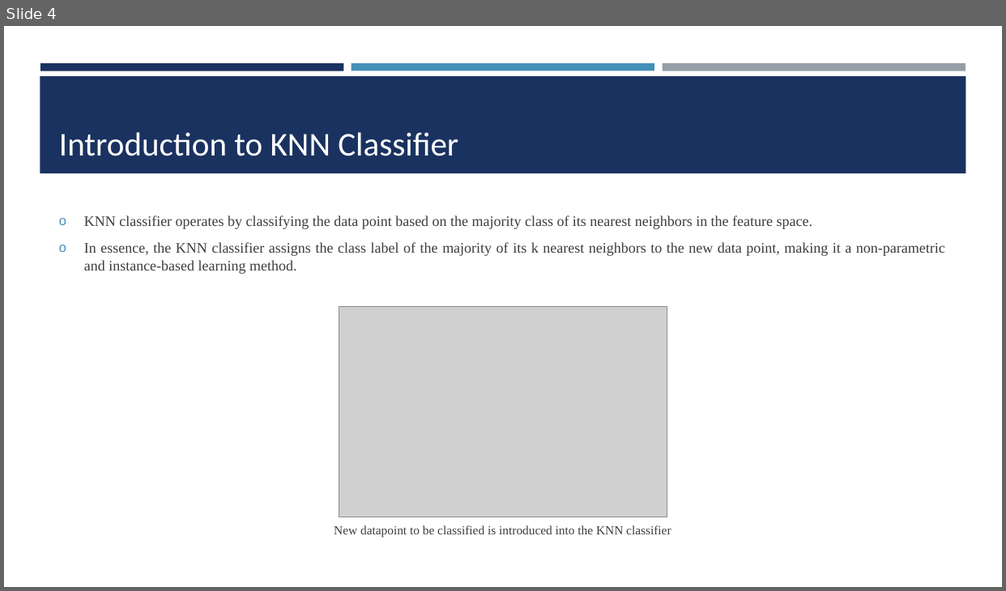
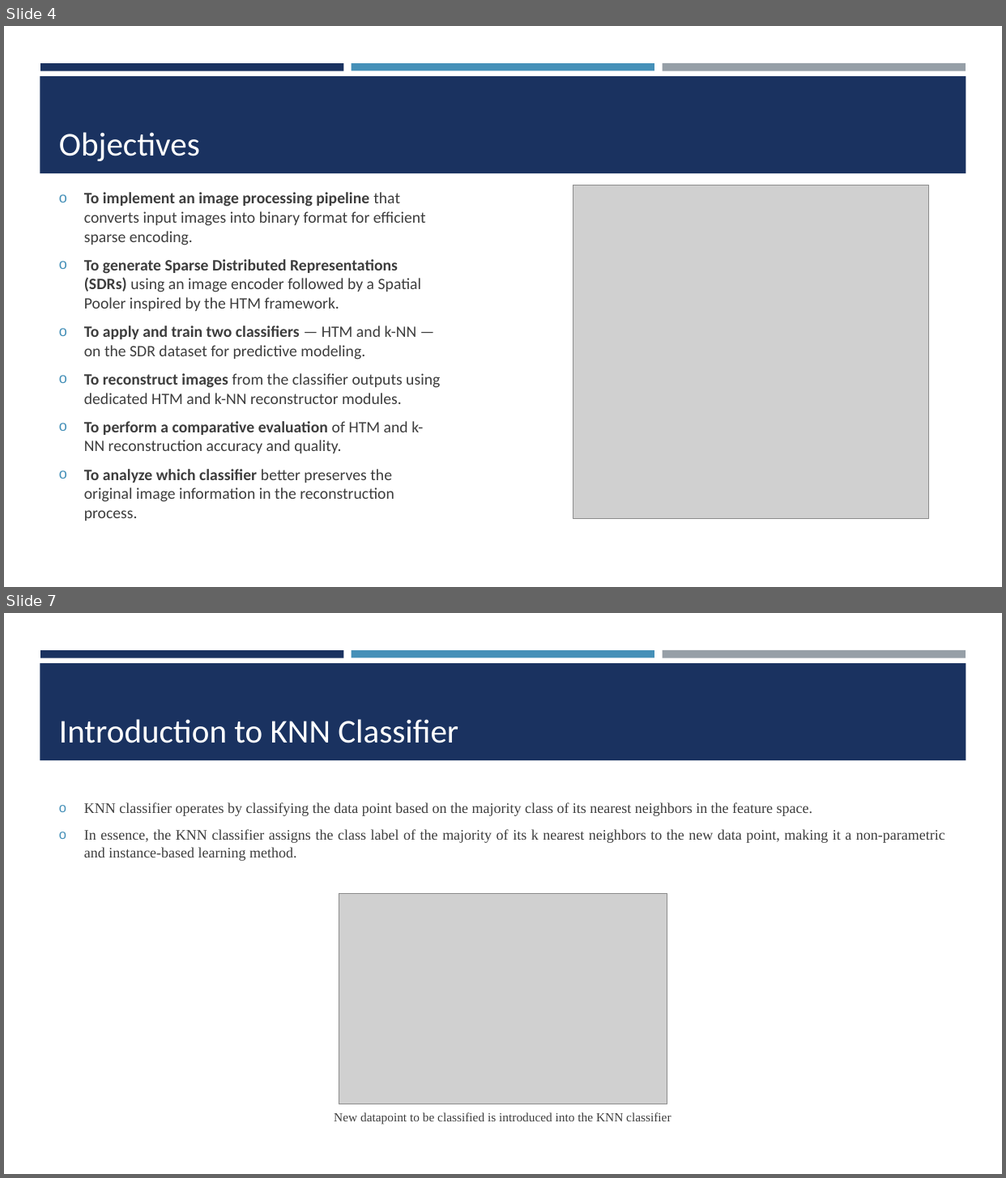
Before and after one commit to Abwahab55/neocortexapi-AppHorozon, a slide deck: source/Samples/Documentation/PPT_ML 2425-01 Investigate Image Reconstruction by Using Classifiers.pptx. Shown one above the other, each under a label of ours: slide 4 before the commit, slides 4 and 7 after it; the slides between them are not shown. The pictures are 1006x591 and 1006x1178 pixels, drawn with LibreOffice and Linux fonts; fonts in the diff are those of the drawing; grey boxes stand for pictures. Boxes give left, top, right and bottom in pixels: in the first picture for what was removed or moved away, otherwise in the second. Text is boxed around its words. In the diff, an @@ line names an element or a change of style, - is before the commit and + after.

```diff
--- a/source/Samples/Documentation/PPT_ML 2425-01 Investigate Image Reconstruction by Using Classifiers.pptx
+++ b/source/Samples/Documentation/PPT_ML 2425-01 Investigate Image Reconstruction by Using Classifiers.pptx
@@ slide 4 added at [4,26,1002,587], background #FFFFFF; not listed: 4 template elements that a slide beside it also shows @@
@@ title added at [59,132,200,161], 32 pt, text #FFFFFF @@
+Objectives
@@ text added at [84,192,440,502], 15.3 pt, text #3D3D3D @@
+o To implement an image processing pipeline that converts input images into binary format for efficient sparse encoding.
+o To generate Sparse Distributed Representations (SDRs) using an image encoder followed by a Spatial Pooler inspired by the HTM framework.
+o To apply and train two classifiers — HTM and k-NN — on the SDR dataset for predictive modeling.
+o To reconstruct images from the classifier outputs using dedicated HTM and k-NN reconstructor modules.
+o To perform a comparative evaluation of HTM and k-NN reconstruction accuracy and quality.
+o To analyze which classifier better preserves the original image information in the reconstruction process.
@@ picture added at [573,186,929,519] @@
@@ what was slide 4 is now slide 7 @@
```
Also in this commit, not shown: 6 slides changed, 1 other slide added, 7 other files.
